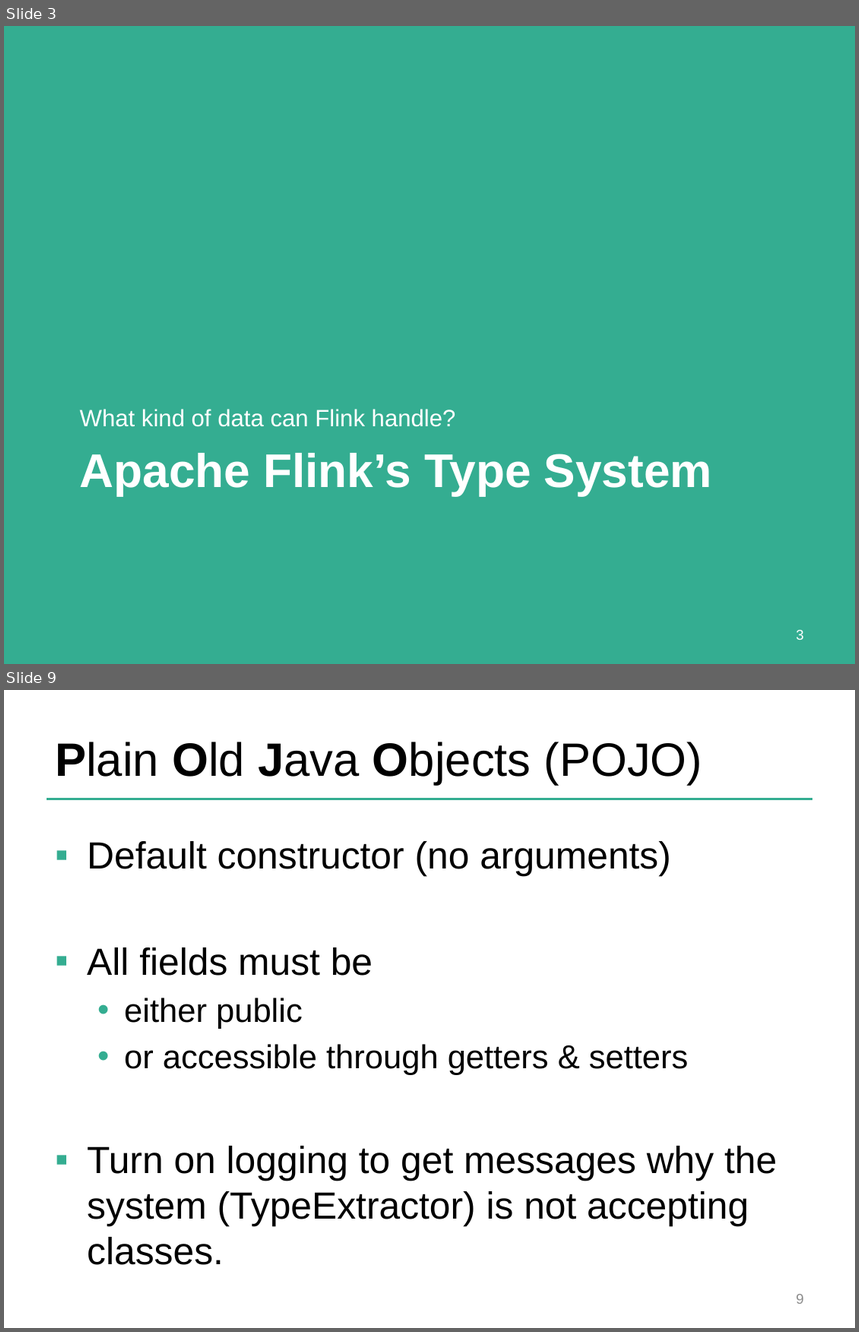
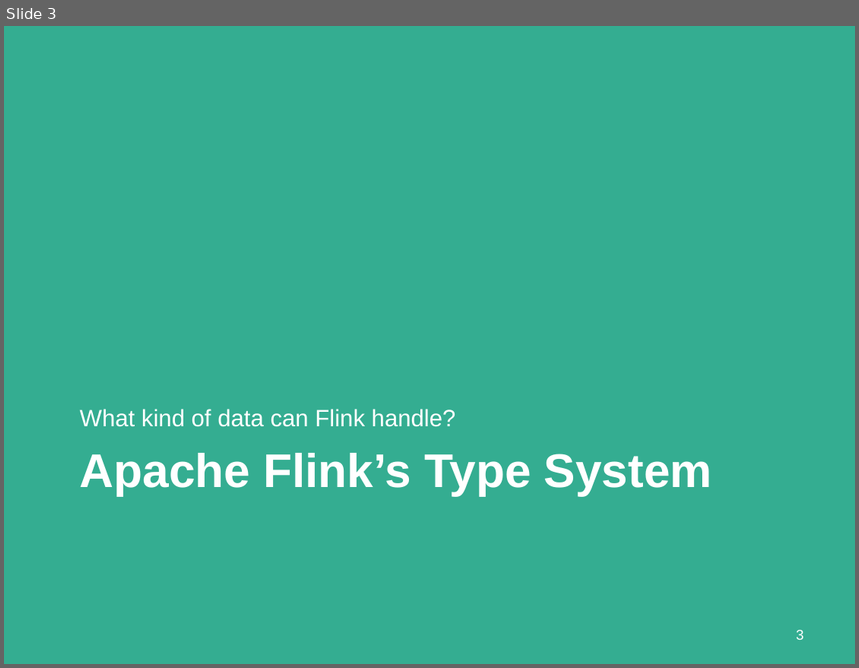
Before and after one commit to dataArtisans/flink-training-web, a slide deck: slides/flink_batch_advanced.pptx. Shown one above the other, each under a label of ours: slides 3 and 9 before the commit, slide 3 after it; the slides between them are not shown. The pictures are 859x1332 and 859x668 pixels, drawn with LibreOffice and Linux fonts; fonts in the diff are those of the drawing; background and template pictures are left out. Boxes give left, top, right and bottom in pixels: in the first picture for what was removed or moved away, otherwise in the second. Text is boxed around its words. In the diff, an @@ line names an element or a change of style, - is before the commit and + after.

```diff
--- a/slides/flink_batch_advanced.pptx
+++ b/slides/flink_batch_advanced.pptx
@@ slide 9 removed at (x1=4, y1=690, x2=855, y2=1328), background #FFFFFF @@
@@ title removed at (x1=55, y1=742, x2=703, y2=785) @@
-Plain Old Java Objects (POJO)
@@ line removed from (47, 799) to (813, 799) @@
@@ text removed at (x1=87, y1=841, x2=777, y2=1265) @@
-▪ Default constructor (no arguments)
-▪ All fields must be
-  • either public
-  • or accessible through getters & setters
-▪ Turn on logging to get messages why the system (TypeExtractor) is not accepting classes.
@@ page number removed at (x1=796, y1=1294, x2=804, y2=1304) @@
-9
```
Also in this commit, not shown: 3 slides changed, 11 slides added, 22 other slides removed, 1 other file.
